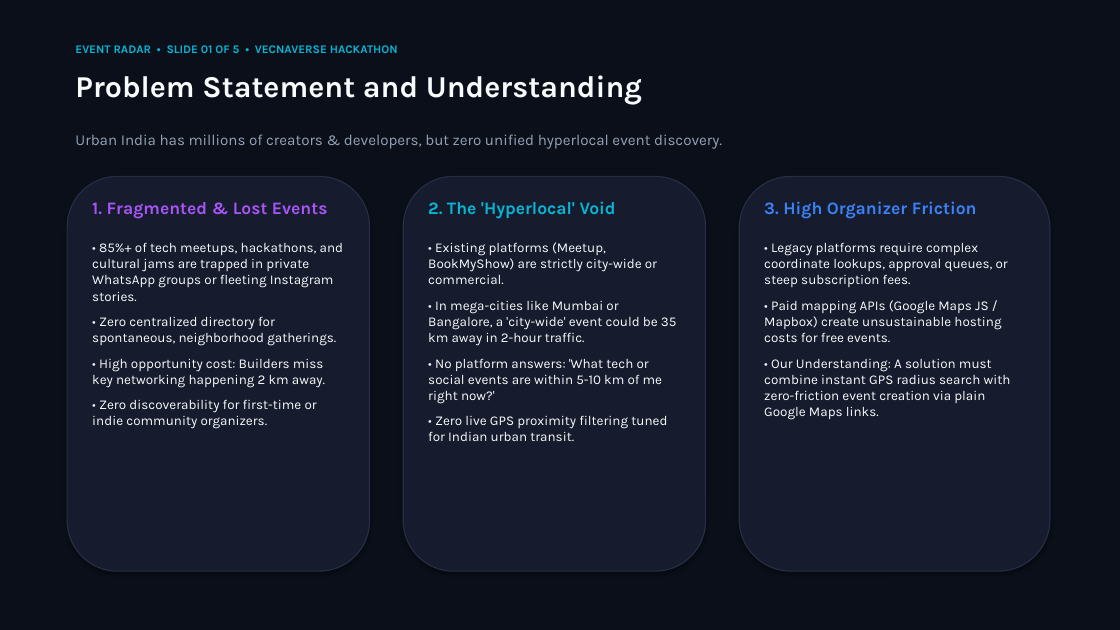
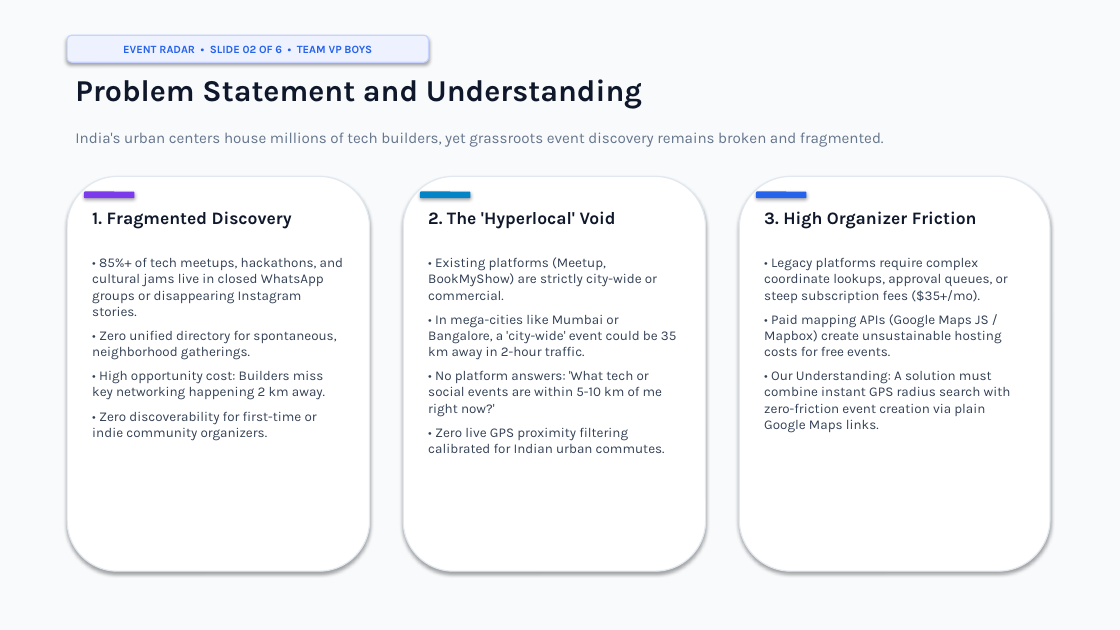
Before and after one commit to Shivanand-Varpe/GeoGuild, a slide deck: slide 2 of EventRadar_Presentation.pptx (slide 1 before the commit). Drawn at 1120x630 pixels with LibreOffice and Linux fonts; fonts in the diff are those of the drawing. Boxes give left, top, right and bottom in pixels: in the first picture for what was removed or moved away, otherwise in the second. Text is boxed around its words. In the diff, an @@ line names an element or a change of style, - is before the commit and + after.

Commit message:
Update official hackathon deck to 6-slide structure with Team VP Boys profile, GitHub and video links

```diff
--- a/EventRadar_Presentation.pptx
+++ b/EventRadar_Presentation.pptx
@@ background #0B0F19 to #F8FAFC @@
@@ rounded rectangle added at (67, 35, 429, 62), fill #EEF2FF, outline #C7D2FE 1 pt, 9.5 pt, text #2563EB, bold @@
+EVENT RADAR • SLIDE 02 OF 6 • TEAM VP BOYS
@@ text removed at (75, 45, 398, 53) @@
-EVENT RADAR • SLIDE 01 OF 5 • VECNAVERSE HACKATHON
@@ text "Problem Statement and Understanding" at (75, 79, 642, 109): text colour #F8FAFC to #0F172A @@
@@ text at (75, 132, 884, 147): text changed; text colour #94A3B8 to #64748B @@
-Urban India has millions of creators & developers, but zero unified hyperlocal event discovery.
+India's urban centers house millions of tech builders, yet grassroots event discovery remains broken and fragmented.
@@ fill #161C2D to #FFFFFF; outline #262E45 1 pt to #E2E8F0 1 pt in 3 elements at (403, 176, 706, 571), (739, 176, 1050, 571), (67, 176, 370, 571) @@
@@ rounded rectangle added at (84, 192, 134, 198), fill #7C3AED @@
@@ text "2. The 'Hyperlocal' Void": place and size @@
-text "2. The 'Hyperlocal' Void" at (428, 201, 616, 219)
+text "2. The 'Hyperlocal' Void" at (428, 211, 616, 229)
@@ text "2. The 'Hyperlocal' Void" at (428, 211, 616, 229): text colour #06B6D4 to #0F172A @@
@@ rounded rectangle added at (420, 192, 471, 198), fill #0284C7 @@
@@ text "3. High Organizer Friction": place and size @@
-text "3. High Organizer Friction" at (764, 201, 977, 219)
+text "3. High Organizer Friction" at (764, 211, 977, 229)
@@ text "3. High Organizer Friction" at (764, 211, 977, 229): text colour #3B82F6 to #0F172A @@
@@ rounded rectangle added at (756, 192, 807, 198), fill #2563EB @@
@@ text at (92, 211, 292, 229): text changed; text colour #A855F7 to #0F172A @@
-1. Fragmented & Lost Events
+1. Fragmented Discovery
@@ text "• 85%+ of tech meetups, ...": place and size @@
-text "• 85%+ of tech meetups, ..." at (92, 243, 343, 429)
+text "• 85%+ of tech meetups, ..." at (92, 258, 343, 440)
@@ text at (92, 258, 343, 360): text changed; text colour #F8FAFC to #334155 @@
-• 85%+ of tech meetups, hackathons, and cultural jams are trapped in private WhatsApp groups or fleeting Instagram stories.
-• Zero centralized directory for spontaneous, neighborhood gatherings.
+• 85%+ of tech meetups, hackathons, and cultural jams live in closed WhatsApp groups or disappearing Instagram stories.
+• Zero unified directory for spontaneous, neighborhood gatherings.
@@ text "• Existing platforms (Meetup, BookMyShow) ...": place and size @@
-text "• Existing platforms (Meetup, BookMyShow) ..." at (428, 242, 677, 441)
+text "• Existing platforms (Meetup, BookMyShow) ..." at (428, 257, 677, 453)
@@ text at (428, 257, 677, 416): text colour #F8FAFC to #334155 in "• Existing platforms (Meetup, BookMyShow) are strictly ...", "• In mega-cities like Mumbai or Bangalore, ...", "• No platform answers: 'What tech or ..."; less space between paragraphs @@
@@ text "• Legacy platforms require complex ...": place and size @@
-text "• Legacy platforms require complex ..." at (764, 243, 1011, 420)
+text "• Legacy platforms require complex ..." at (764, 258, 1011, 432)
@@ text at (764, 258, 1008, 303): text changed; text colour #F8FAFC to #334155 @@
-• Legacy platforms require complex coordinate lookups, approval queues, or steep subscription fees.
+• Legacy platforms require complex coordinate lookups, approval queues, or steep subscription fees ($35+/mo).
@@ text at (764, 314, 1011, 432): text colour #F8FAFC to #334155 in "• Paid mapping APIs (Google Maps JS ...", "• Our Understanding: A solution must combine ..."; less space between paragraphs @@
@@ text at (92, 371, 325, 440): text colour #F8FAFC to #334155 in "• High opportunity cost: Builders miss key ...", "• Zero discoverability for first-time or indie ..."; less space between paragraphs @@
@@ text at (428, 428, 665, 453): text changed; text colour #F8FAFC to #334155 @@
-• Zero live GPS proximity filtering tuned for Indian urban transit.
+• Zero live GPS proximity filtering calibrated for Indian urban commutes.
```
Also in this commit, not shown: 4 other slides changed, 1 slide added, 4 other files.
